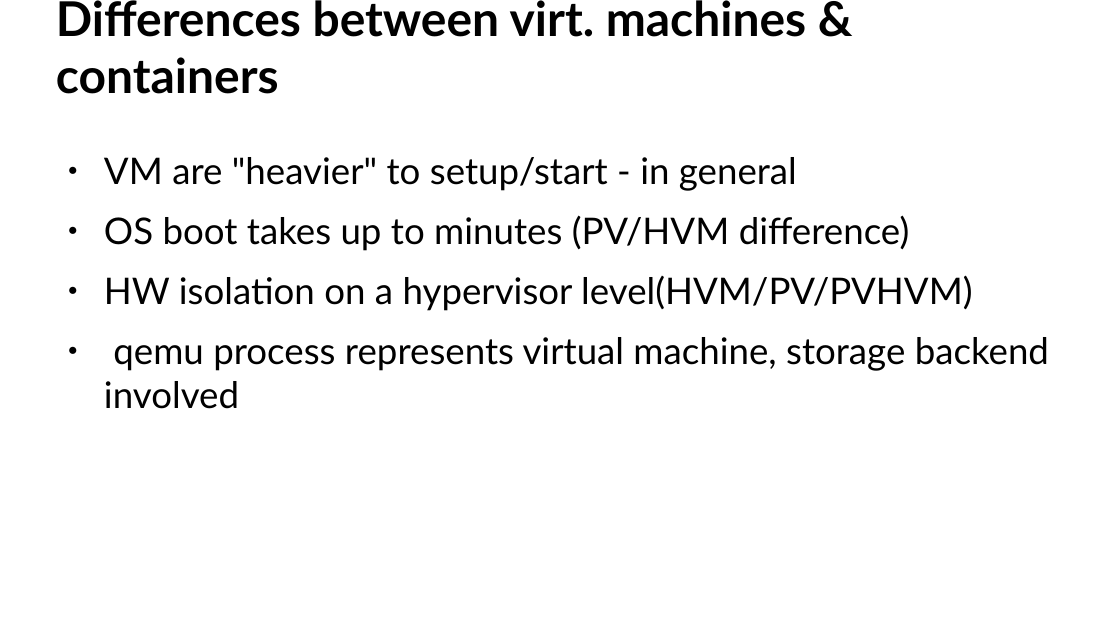
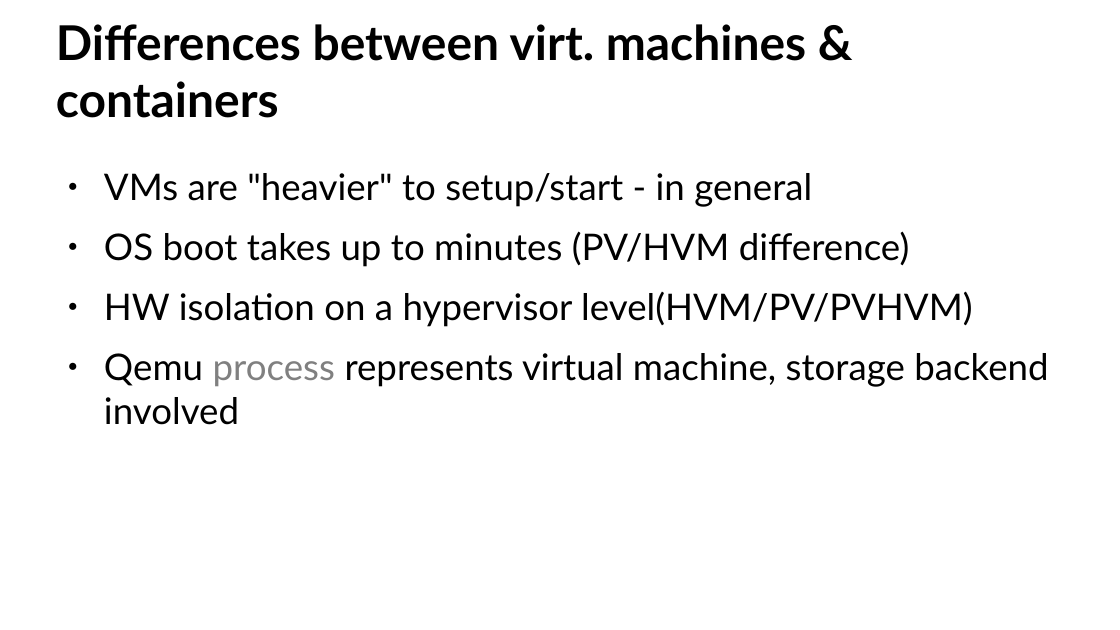
Before and after one commit to djz88/docs, a slide deck: slide 13 of kontejnery/kernel_isolation_linuxdays2017.odp. Drawn at 1120x630 pixels with LibreOffice and Linux fonts; fonts in the diff are those of the drawing; background and template pictures are left out. Boxes give left, top, right and bottom in pixels: in the first picture for what was removed or moved away, otherwise in the second. Text is boxed around its words. In the diff, an @@ line names an element or a change of style, - is before the commit and + after.

```diff
--- a/kontejnery/kernel_isolation_linuxdays2017.odp
+++ b/kontejnery/kernel_isolation_linuxdays2017.odp
@@ title "Differences between virt. machines & ...": place and size @@
-title "Differences between virt. machines & ..." at bbox=[56, 0, 806, 94]
+title "Differences between virt. machines & ..." at bbox=[56, 24, 806, 118]
@@ text "VMs are "heavier" to setup/start ...": place and size @@
-text "VMs are "heavier" to setup/start ..." at bbox=[104, 157, 1049, 409]
+text "VMs are "heavier" to setup/start ..." at bbox=[104, 173, 1048, 425]
@@ text at bbox=[104, 173, 812, 207]: text changed @@
-● VM are "heavier" to setup/start - in general
+● VMs are "heavier" to setup/start - in general
@@ text at bbox=[104, 353, 1048, 425]: text changed @@
-● qemu process represents virtual machine, storage backend involved
+● Qemu process represents virtual machine, storage backend involved
```
Also in this commit, not shown: 15 other slides changed, 2 slides added, 14 slides removed, 1 other file.
